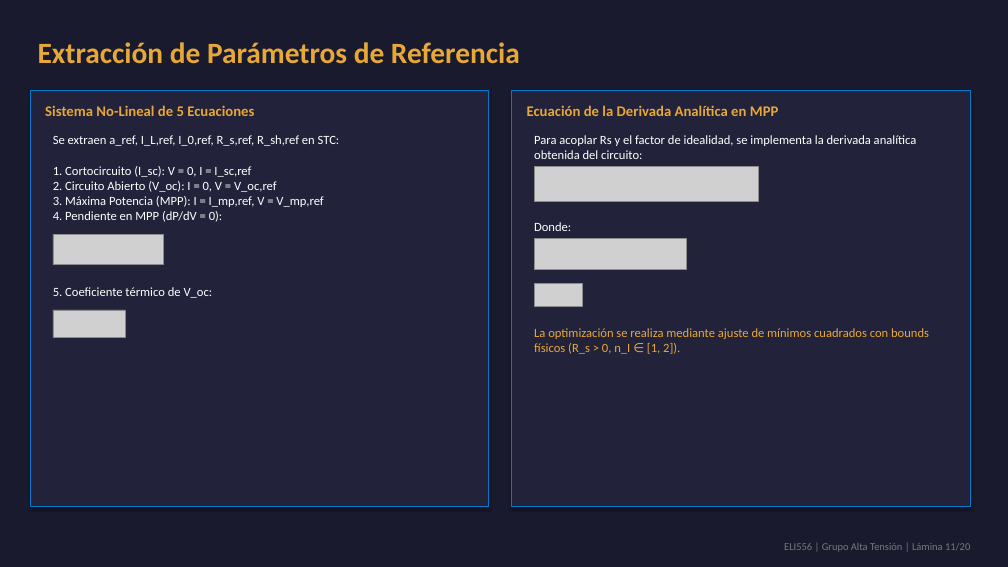
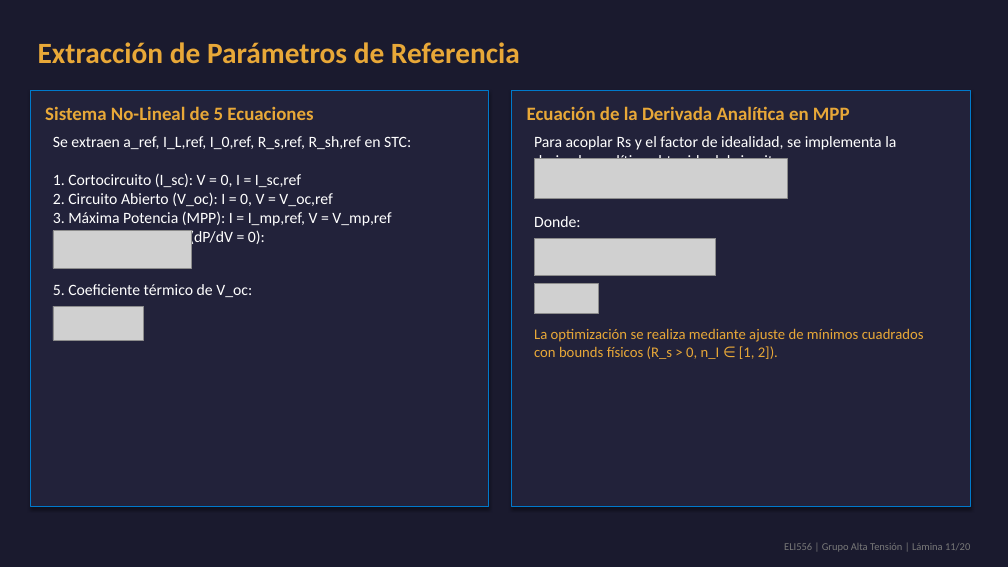
Before and after one commit to theChosen16/t2-paneles, a slide deck: slide 11 of output/Presentacion_Final_ELI556_Atacama.pptx. Drawn at 1008x567 pixels with LibreOffice and Linux fonts; fonts in the diff are those of the drawing; grey boxes stand for pictures. Boxes give left, top, right and bottom in pixels: in the first picture for what was removed or moved away, otherwise in the second. Text is boxed around its words. In the diff, an @@ line names an element or a change of style, - is before the commit and + after.

```diff
--- a/output/Presentacion_Final_ELI556_Atacama.pptx
+++ b/output/Presentacion_Final_ELI556_Atacama.pptx
@@ text "Sistema No-Lineal de 5 Ecuaciones" at box(45, 106, 313, 120): size 14 to 18 pt @@
@@ text "Ecuación de la Derivada Analítica ..." at box(527, 106, 850, 120): size 14 to 18 pt @@
@@ picture: place and size @@
-picture at box(535, 166, 758, 201)
+picture at box(535, 159, 788, 198)
@@ size 12 to 15 pt in 4 elements at box(53, 136, 411, 231), box(534, 136, 896, 159), box(53, 284, 252, 297), box(534, 216, 581, 227) @@
@@ picture: place and size @@
-picture at box(53, 234, 163, 265)
+picture at box(53, 231, 191, 268)
@@ picture: place and size @@
-picture at box(535, 238, 687, 270)
+picture at box(535, 238, 716, 276)
@@ picture: place and size @@
-picture at box(535, 284, 582, 306)
+picture at box(535, 284, 598, 314)
@@ picture: place and size @@
-picture at box(53, 310, 126, 337)
+picture at box(53, 306, 144, 340)
@@ text "La optimización se realiza mediante ..." at box(534, 328, 924, 359): size 12 to 14 pt @@
```
Also in this commit, not shown: 16 other slides changed, 18 other files.
